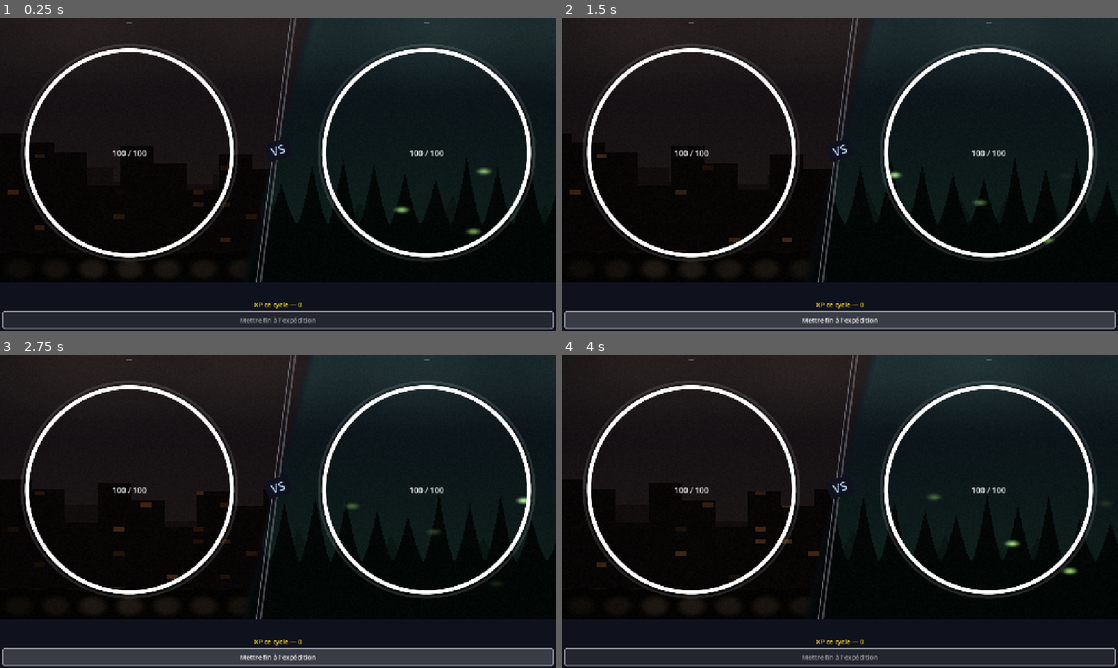
Above: before the commit, frames 1-4 (two rows, left to right).
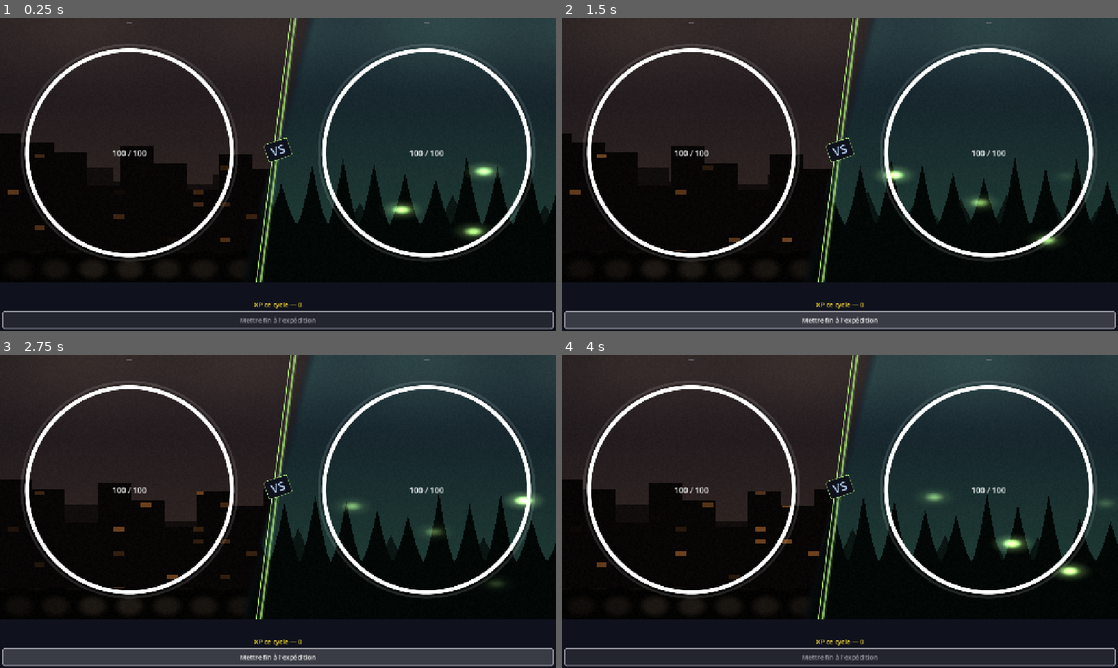
Above: after the commit, the same moments.

Repository: Rhend/Reliquary
Game: Godot game, scene res://scenes/combat/CombatScene.tscn
Same seed, same stepped clock (60 frames per second), same inputs: the game is played once before the commit and once after it. This scene is started directly instead of the project's main scene.
Inputs (mouse positions are in pixels of both pictures, inside the frame that each line leads up to):
- Up to frame 1 (0.25 s): no input
- Up to frame 2 (1.5 s): click "Mettre fin à l'expédition" at 0.5 s; click "Mettre fin à l'expédition" at 1.25 s
- Up to frame 3 (2.75 s): click "Mettre fin à l'expédition" at 2 s
- Up to frame 4 (4 s): tap Enter at 2.75, 2.85, 3.6 s; move the mouse to (962, 495) at 2.77 s; click (962, 495) at 2.92 s; tap Space at 3.02, 3.77 s; move the mouse to (728, 527) at 3.52 s; click (728, 527) at 3.67 s

The runs differ from the first frame. In frame 1, 4.6% of the frame differs, in the area x 1-100%, y 0-85%; in frame 2, 4.7%; in frame 3, 4.7%; in frame 4, 5.1%, in the area x 6-100%, y 0-85%.

Commit message:
feat(ambiance): décors plus lumineux et séparateur VS aux couleurs du biome
- BiomeBackground : ciels nettement éclaircis dans les 4 presets — les
  silhouettes (arbres, pics, bâtiments) ressortent par contraste au lieu
  de se fondre dans un ciel quasi identique ; brouillards plus colorés ;
  lueurs accentuées (lucioles/feux follets ×1.4, torches 0.40 → 0.75)
- Shader : lucioles avec halo doux + coeur plus large ; plancher de
  vignette relevé (0.55 → 0.72) pour ne plus écraser les bords où vivent
  les anneaux de combat
- CombatVS : nouvelle propriété accent_color — halo + traits + liseré du
  badge VS teintés par la couleur d'accent du biome exploré
  (BiomeBackground.accent_for_biome), réglée par CombatScene au build

Co-Authored-By: Claude Fable 5 <noreply@anthropic.com>

Diff:
--- a/scenes/ui/backgrounds/BiomeBackground.gd
+++ b/scenes/ui/backgrounds/BiomeBackground.gd
@@ -19,43 +19,47 @@
 const SHADER_PATH := "res://scenes/ui/backgrounds/biome_background.gdshader"
 
 # Palettes par biome (mode + couleurs + densité). Étendre ici pour de nouveaux biomes.
+#
+# Lisibilité : les silhouettes ne « ressortent » que par le CONTRASTE entre le
+# ciel (clair) et les couches (sombres). Les ciels sont donc nettement plus
+# lumineux que les couches, et les lueurs (lucioles, torches…) sont accentuées.
 const PRESETS := {
 	"forest": {   # Forêt Sombre — arbres tordus, lucioles vertes
 		"u_mode":         0,
-		"sky_top":        Color(0.04, 0.06, 0.10),
-		"sky_bottom":     Color(0.06, 0.13, 0.10),
+		"sky_top":        Color(0.07, 0.10, 0.16),
+		"sky_bottom":     Color(0.13, 0.26, 0.21),
 		"layer_far":      Color(0.06, 0.12, 0.10),
 		"layer_mid":      Color(0.04, 0.08, 0.07),
 		"layer_near":     Color(0.01, 0.03, 0.025),
-		"fog_color":      Color(0.30, 0.45, 0.40),
+		"fog_color":      Color(0.38, 0.58, 0.50),
 		"accent":         Color(0.70, 0.95, 0.50),   # lucioles
 		"fog_density":    0.45,
 		"detail_density": 1.0,
 		"anim_speed":     1.0,
-		"glow_amount":    1.0,
+		"glow_amount":    1.4,
 	},
 	"marsh": {    # Marécage Putride — palette olive/brun, brouillard épais, feux follets toxiques
 		"u_mode":         0,
-		"sky_top":        Color(0.05, 0.08, 0.06),
-		"sky_bottom":     Color(0.10, 0.13, 0.07),
+		"sky_top":        Color(0.09, 0.13, 0.10),
+		"sky_bottom":     Color(0.18, 0.23, 0.12),
 		"layer_far":      Color(0.08, 0.11, 0.07),
 		"layer_mid":      Color(0.05, 0.07, 0.04),
 		"layer_near":     Color(0.02, 0.03, 0.015),
-		"fog_color":      Color(0.35, 0.45, 0.25),
+		"fog_color":      Color(0.45, 0.58, 0.32),
 		"accent":         Color(0.60, 0.95, 0.40),   # feux follets
 		"fog_density":    0.60,
 		"detail_density": 1.1,
 		"anim_speed":     0.8,
-		"glow_amount":    1.0,
+		"glow_amount":    1.4,
 	},
 	"mountain": { # Montagne — pics rocheux bleu-gris, peu de brouillard, pas de lueurs
 		"u_mode":         0,
-		"sky_top":        Color(0.05, 0.07, 0.12),
-		"sky_bottom":     Color(0.10, 0.12, 0.16),
+		"sky_top":        Color(0.09, 0.12, 0.20),
+		"sky_bottom":     Color(0.17, 0.21, 0.28),
 		"layer_far":      Color(0.12, 0.14, 0.20),
 		"layer_mid":      Color(0.07, 0.08, 0.12),
 		"layer_near":     Color(0.02, 0.03, 0.05),
-		"fog_color":      Color(0.50, 0.55, 0.65),
+		"fog_color":      Color(0.55, 0.62, 0.74),
 		"accent":         Color(0.80, 0.90, 1.00),
 		"fog_density":    0.30,
 		"detail_density": 0.40,                      # pics larges et espacés
@@ -64,17 +68,17 @@
 	},
 	"city": {     # Rue médiévale pavée — bâtiments bas, torches tamisées (côté Héros)
 		"u_mode":         1,
-		"sky_top":        Color(0.06, 0.05, 0.07),
-		"sky_bottom":     Color(0.13, 0.10, 0.09),
+		"sky_top":        Color(0.10, 0.08, 0.11),
+		"sky_bottom":     Color(0.22, 0.17, 0.14),
 		"layer_far":      Color(0.11, 0.09, 0.08),
 		"layer_mid":      Color(0.07, 0.05, 0.05),
 		"layer_near":     Color(0.03, 0.02, 0.02),
-		"fog_color":      Color(0.32, 0.26, 0.22),
+		"fog_color":      Color(0.40, 0.33, 0.27),
 		"accent":         Color(1.00, 0.60, 0.25),   # torches / bougies (chaud)
 		"fog_density":    0.42,
 		"detail_density": 0.70,                      # bâtiments bas et larges
 		"anim_speed":     0.80,
-		"glow_amount":    0.40,                       # lueurs tamisées (pas shiny)
+		"glow_amount":    0.75,                       # torches visibles mais tamisées
 	},
 }
 
@@ -85,6 +89,11 @@
 		"biome_marecage": return "marsh"
 		"biome_montagne": return "mountain"
 		_:                return "forest"
+
+# Couleur d'accent du biome (lucioles / feux follets / lueur des pics).
+# Sert aussi à teinter le séparateur VS de la scène de combat.
+static func accent_for_biome(biome_id: String) -> Color:
+	return PRESETS[preset_for_biome(biome_id)]["accent"]
 
 # État désiré, mémorisé même si le material n'existe pas encore (appels avant
 # _ready, ex. quand le nœud n'est pas encore dans l'arbre). _ready() réapplique tout.
--- a/scenes/ui/backgrounds/biome_background.gdshader
+++ b/scenes/ui/backgrounds/biome_background.gdshader
@@ -116,7 +116,10 @@
 			float py = 0.16 + 0.34 * hash(fk * 5.1) + 0.03 * sin(t * 1.5 + fk);
 			vec2  pos = vec2(px, 1.0 - py);
 			float dist_f = distance(uv, pos);
-			float glow   = smoothstep(0.018, 0.0, dist_f);
+			// Coeur lumineux + halo doux : les lueurs restent lisibles
+			// meme sur le decor eclairci.
+			float glow   = smoothstep(0.022, 0.0, dist_f)
+			             + 0.35 * smoothstep(0.045, 0.0, dist_f);
 			float pulse  = 0.5 + 0.5 * sin(t * 3.0 + fk * 2.0);
 			col += accent.rgb * glow * pulse * 0.9 * glow_amount;
 		}
@@ -131,9 +134,10 @@
 	// Assombrissement par zone (Surface -> Abysse)
 	col *= (1.0 - 0.55 * zone_darken);
 
-	// Vignette + grain
+	// Vignette douce + grain (plancher releve : ne pas ecraser les bords,
+	// c'est la que vivent les anneaux et les noms des combattants)
 	float vig = 1.0 - smoothstep(0.35, 1.15, distance(uv, vec2(0.5)));
-	col *= mix(0.55, 1.0, vig);
+	col *= mix(0.72, 1.0, vig);
 	col += (hash2(uv * 1024.0 + t) - 0.5) * 0.025;
 
 	COLOR = vec4(col, a);
--- a/scripts/combat/CombatScene.gd
+++ b/scripts/combat/CombatScene.gd
@@ -135,11 +135,15 @@
 	_creature_bg.set_zone(zone)
 
 	# Colonnes par-dessus les fonds. Héros (gauche) | séparateur 80px | Ennemi (droite).
+	# Le séparateur VS prend la couleur d'accent du biome exploré (ambiance).
+	var vs := CombatVS.new()
+	vs.accent_color = BiomeBackground.accent_for_biome(biome_id)
+
 	var hbox := HBoxContainer.new()
 	hbox.set_anchors_preset(Control.PRESET_FULL_RECT)
 	hbox.alignment = BoxContainer.ALIGNMENT_CENTER
 	hbox.add_child(_build_column(true))
-	hbox.add_child(CombatVS.new())
+	hbox.add_child(vs)
 	hbox.add_child(_build_column(false))
 	area.add_child(hbox)
 	return area
--- a/scripts/combat/CombatVS.gd
+++ b/scripts/combat/CombatVS.gd
@@ -1,31 +1,45 @@
 # ============================================================
 # CombatVS — Séparateur diagonal central de la zone de combat.
 #
-# Deux lignes fines (3px + 1px) en diagonale : coin supérieur côté
+# Halo doux + deux lignes (3px + 1px) en diagonale : coin supérieur côté
 # ennemi (droite) → coin inférieur côté héros (gauche). Le label "VS"
 # est posé par-dessus, incliné dans l'axe de la diagonale, fond opaque
 # pour couvrir les lignes derrière.
+#
+# La couleur du trait suit l'ambiance du biome exploré : l'appelant règle
+# accent_color (cf. BiomeBackground.accent_for_biome) avant l'ajout à
+# l'arbre, ou à tout moment ensuite.
 # ============================================================
 class_name CombatVS extends Control
 
+# Couleur d'accent du biome courant (trait + liseré du badge VS).
+var accent_color: Color = UIColors.TEXT_MUTED:
+	set(value):
+		accent_color = value
+		_apply_accent()
+		queue_redraw()
+
 var _vs_box: PanelContainer
+var _vs_style: StyleBoxFlat
 
 func _ready() -> void:
 	mouse_filter = Control.MOUSE_FILTER_IGNORE
-	# Band centré de largeur fixe entre les deux colonnes, pleine hauteur.
+	# Bande centrée de largeur fixe entre les deux colonnes, pleine hauteur.
 	custom_minimum_size = Vector2(80, 0)
 	size_flags_vertical = Control.SIZE_EXPAND_FILL
 
 	_vs_box = PanelContainer.new()
 	_vs_box.mouse_filter = Control.MOUSE_FILTER_IGNORE
-	var sb := StyleBoxFlat.new()
-	sb.bg_color = UIColors.BG_DARK            # opaque : masque les lignes derrière
-	sb.set_corner_radius_all(4)
-	sb.content_margin_left   = 12
-	sb.content_margin_right  = 12
-	sb.content_margin_top    = 2
-	sb.content_margin_bottom = 2
-	_vs_box.add_theme_stylebox_override("panel", sb)
+	_vs_style = StyleBoxFlat.new()
+	_vs_style.bg_color = UIColors.BG_DARK            # opaque : masque les lignes derrière
+	_vs_style.set_corner_radius_all(4)
+	_vs_style.set_border_width_all(1)
+	_vs_style.content_margin_left   = 12
+	_vs_style.content_margin_right  = 12
+	_vs_style.content_margin_top    = 2
+	_vs_style.content_margin_bottom = 2
+	_vs_box.add_theme_stylebox_override("panel", _vs_style)
+	_apply_accent()
 
 	var lbl := Label.new()
 	lbl.text = "VS"
@@ -37,6 +51,11 @@
 
 	resized.connect(_layout_vs)
 	_layout_vs()
+
+# Reporte l'accent sur le liseré du badge VS (le trait est géré par _draw).
+func _apply_accent() -> void:
+	if _vs_style:
+		_vs_style.border_color = Color(accent_color, 0.55)
 
 func _layout_vs() -> void:
 	await get_tree().process_frame
@@ -52,5 +71,8 @@
 	var dir := (p2 - p1).normalized()
 	var perp := Vector2(-dir.y, dir.x) * 10.0
 
-	draw_line(p1, p2, Color(UIColors.TEXT_MUTED, 0.55), 3.0, true)
-	draw_line(p1 + perp, p2 + perp, Color(UIColors.TEXT_MUTED, 0.85), 1.0, true)
+	# Halo large très diffus, puis trait principal et filet vif —
+	# le tout teinté par la couleur d'accent du biome.
+	draw_line(p1, p2, Color(accent_color, 0.14), 10.0, true)
+	draw_line(p1, p2, Color(accent_color, 0.70), 3.0, true)
+	draw_line(p1 + perp, p2 + perp, Color(accent_color, 0.95), 1.0, true)
